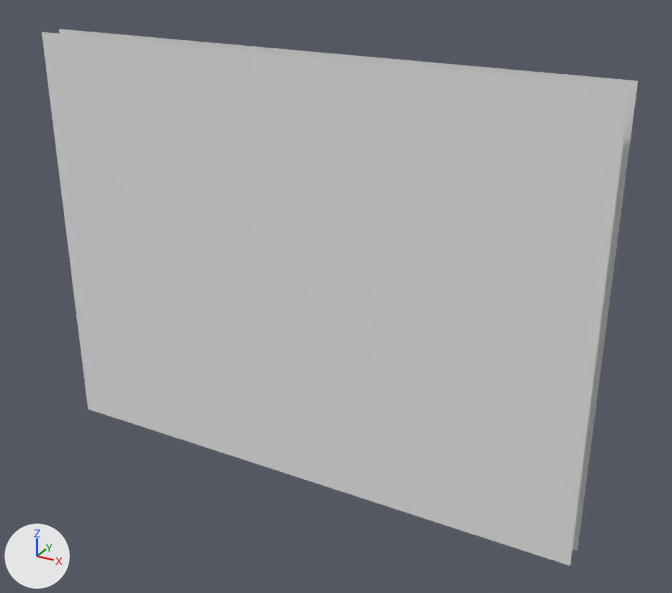
One commit to the FBX model Afterlife Gen 2/Assets/Art/Modular Kits/Mansion/Kit New/Wall_Large_02.fbx: the scene before it, then after it.
Both versions are drawn from a camera (50 mm lens) standing at (2.35, 1.54, 3.91) and looking at (-0.39, 6.54, 1.41). Arrows for +X, +Y and +Z are at lower left; the lights stay in place. Where no turn or scale is listed for an object, it has been applied to the vertices.

Names of what the first picture shows: 'Wall_Large_02'.
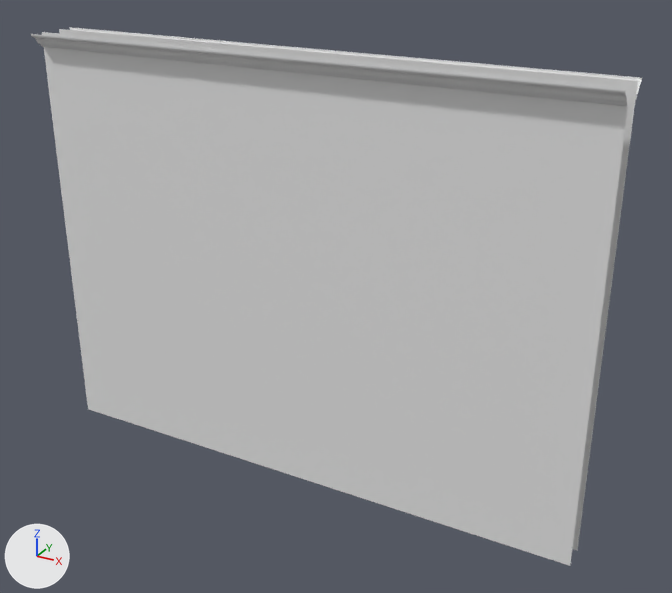
Changed parts and their boxes [x1, y1, x2, y2] in the pictures (672 x 593 px):
```json
{"object": "Wall_Large_02", "change": "reshaped", "before": [42, 29, 638, 566], "after": [31, 27, 642, 566]}
{"part": 1, "of": "me_plane_005", "change": "added", "after": [69, 27, 642, 99]}
{"part": 2, "of": "me_plane_005", "change": "added", "after": [31, 34, 627, 106]}
```

The change, as JSON lines over the scene's bpy script:
```json
{"op": "add", "block": "mat_beam", "code": ["mat_beam = principled_material('Beam')", "mat_beam.base_color = (0.8, 0.8, 0.8)  # white #e7e7e7"]}
{"block": "me_plane_005", "where": "# used by ob_wall_large_02; location = (-2.619, 6.538, 0.0)"}
{"op": "remove", "block": "me_plane_005", "code": "me_plane_005.from_pydata(...)  # 8 vertices, 2 faces; spans x 0.0..4.0, y -0.17..0.0, z 0.0..3.0"}
{"op": "add", "block": "me_plane_005", "code": "me_plane_005.from_pydata(...)  # 64 vertices, 28 faces; spans x 0.0..4.0, y -0.27..0.1, z 0.0..3.0"}
{"block": "me_plane_005", "change": "me_plane_005 part 1: a new loose piece of 28 vertices spanning x 0.0..4.0, y 0.0..0.1, z 2.9..3.0, in mat_beam (white #e7e7e7)"}
{"block": "me_plane_005", "change": "me_plane_005 part 2: a new loose piece of 28 vertices spanning x 0.0..4.0, y -0.27..-0.17, z 2.9..3.0, in mat_beam (white #e7e7e7)"}
{"block": "me_plane_005", "change": "me_plane_005 part 3: the surface is now shaded smooth"}
{"op": "add", "block": "me_plane_005", "code": "me_plane_005.materials.append(mat_beam)  # white #e7e7e7"}
```
